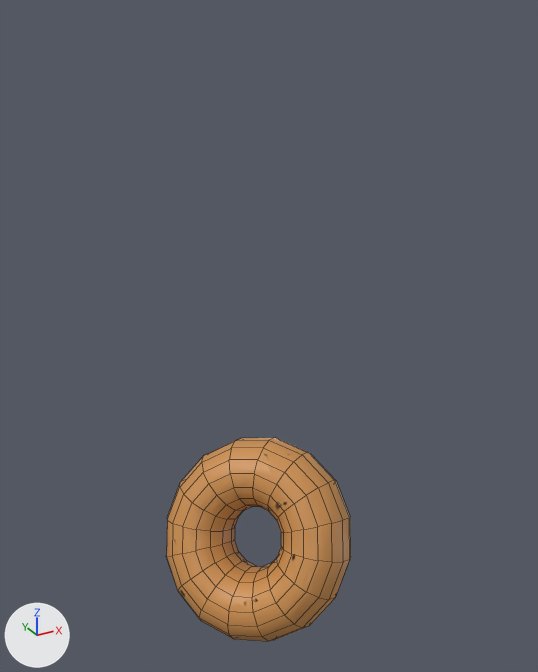
Before and after pictures for a commit that changed the Blender file baketest.blend.
Both versions are drawn from a 50 mm camera at (-0.121, -0.23, 0.208) aimed at (0.007, 0.002, 0.092). The axes (+X, +Y, +Z) are drawn at lower left. The lights are the same throughout. Mesh edges are drawn as thin lines.
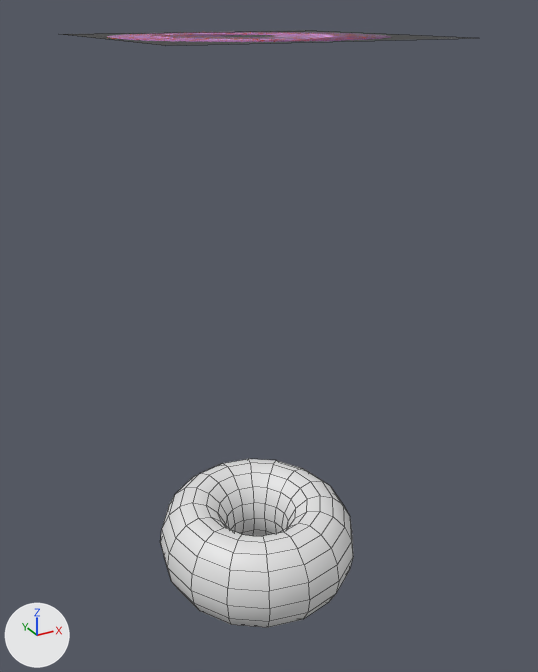
What changed in the scene script:
```text
Add img_dunut_color_up_png:
    img_dunut_color_up_png = load_image('dunut_color_up.png', 'dunut_color_up.png', 1024, 1024, 'sRGB')
Add img_donut_normal_png:
    img_donut_normal_png = load_image('donut_normal.png', 'donut_normal.png', 1024, 1024, 'Non-Color')
Change mat_material_001:
    add n1 = _N.new('ShaderNodeOutputMaterial'); n1.name = 'Material Output'
    remove n1 = _N.new('ShaderNodeOutputMaterial'); n1.name = 'Material Output'
    remove n2 = _N.new('ShaderNodeNormalMap'); n2.name = 'Normal Map'
    remove n3 = _N.new('ShaderNodeTexImage'); n3.name = 'Image Texture'
    remove n3.image = img_donut_base_png
    remove n4 = _N.new('ShaderNodeTexImage'); n4.name = 'Image Texture.001'
    remove n4.image = img_normal_png
    where n0 = _N.new('ShaderNodeBsdfPrincipled'); n0.name = 'Principled BSDF'
    remove _L.new(n2.outputs[0], n0.inputs[5])  # 'Normal' to 'Normal'
    remove _L.new(n3.outputs[0], n0.inputs[0])  # 'Color' to 'Base Color'
    remove _L.new(n4.outputs[0], n2.inputs[1])  # 'Color' to 'Color'
Add mat_material_002:
    mat_material_002 = bpy.data.materials.new('Material.002')
    # uses the picture img_donut_normal_png
    # uses the picture img_dunut_color_up_png
Add me_plane:
    me_plane.from_pydata(...)  # 4 vertices, 1 face; spans x -1.0..1.0, y -1.0..1.0, z 0.0
    me_plane.materials.append(mat_material_002)
Change ob_torus:
    ob_torus.rotation_euler: (1.047, 0.0, -0.873) -> (0.0, 0.0, 0.0)  # degrees (60, 0, -50) -> degrees (0, 0, 0)
Add ob_plane:
    ob_plane = bpy.data.objects.new('Plane', me_plane)
    ob_plane.location = (0.0, 0.0, 0.2)
    ob_plane.scale = (0.05, 0.05, 1.0)
```

Where the change shows, as pixel boxes [x1, y1, x2, y2] in the pictures (538 x 672 px):
'Torus', surface changed, turned (orange to white)
    before: [166, 438, 351, 642]
    after: [160, 459, 353, 627]
'Plane', added
    after: [63, 30, 465, 45]
